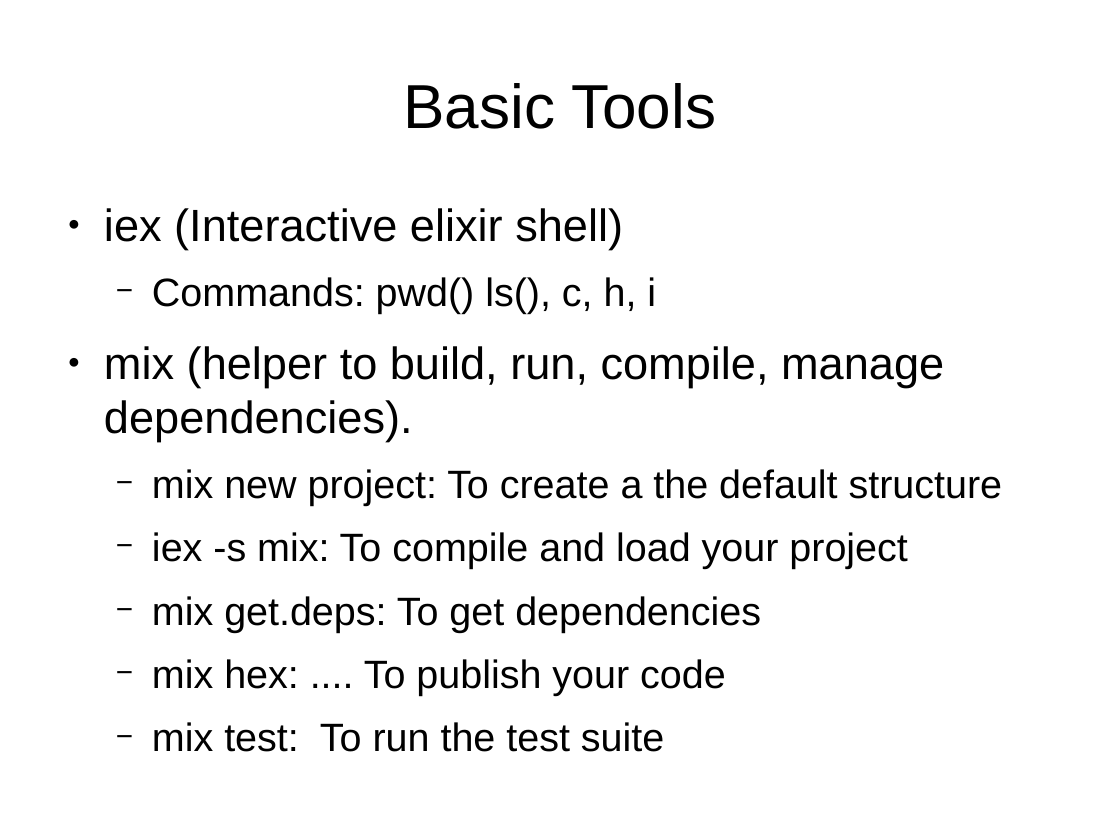
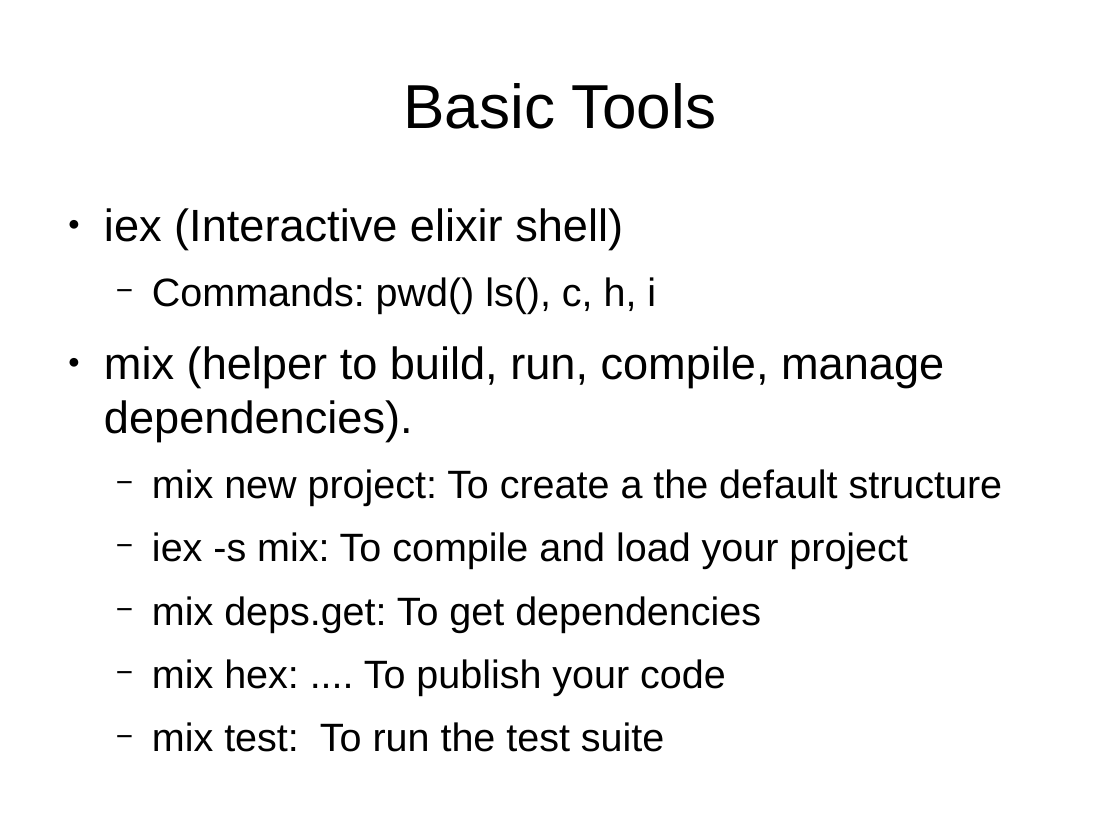
Before and after one commit to ramortegui/talks, a slide deck: slide 5 of elixir-basics.odp. Drawn at 1120x840 pixels with LibreOffice and Linux fonts; fonts in the diff are those of the drawing. Boxes give left, top, right and bottom in pixels: in the first picture for what was removed or moved away, otherwise in the second. Text is boxed around its words. In the diff, an @@ line names an element or a change of style, - is before the commit and + after.

Commit message:
Fix typo.

```diff
--- a/elixir-basics.odp
+++ b/elixir-basics.odp
@@ text at (152, 596, 761, 632): text changed @@
-  − mix get.deps: To get dependencies
+  − mix deps.get: To get dependencies
```
